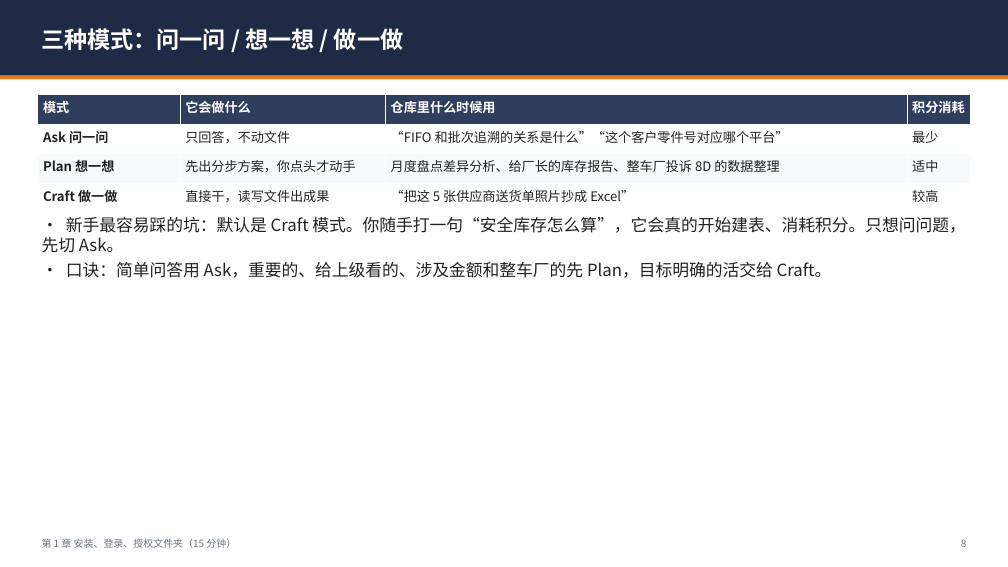
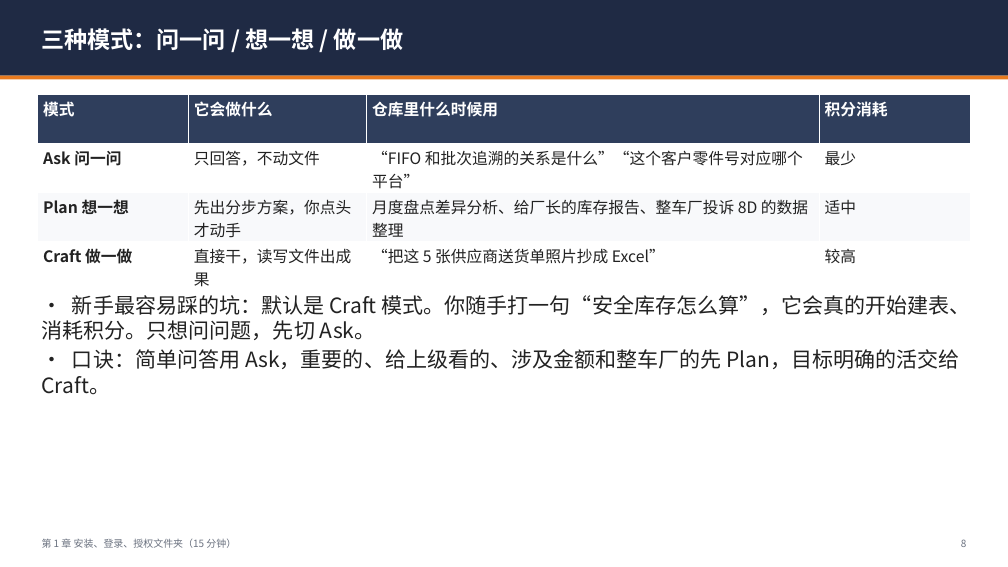
Before and after one commit to leiw92706436-del/codex-dual-engine-lite, a slide deck: slide 8 of docs/workbuddy-guide/WorkBuddy仓库主管上手手册.pptx. Drawn at 1008x567 pixels with LibreOffice and Linux fonts; fonts in the diff are those of the drawing. Boxes give left, top, right and bottom in pixels: in the first picture for what was removed or moved away, otherwise in the second. Text is boxed around its words. In the diff, an @@ line names an element or a change of style, - is before the commit and + after.

```diff
--- a/docs/workbuddy-guide/WorkBuddy仓库主管上手手册.pptx
+++ b/docs/workbuddy-guide/WorkBuddy仓库主管上手手册.pptx
@@ table at [38, 95, 972, 291] @@
@@ size 12.5 to 15 pt @@
@@ text "• 新手最容易踩的坑：默认是 Craft 模式。你随手打一句“安全库存怎么算”，它会真的开始建表、消耗积分。只想问问题， ...": place and size @@
-text "• 新手最容易踩的坑：默认是 Craft 模式。你随手打一句“安全库存怎么算”，它会真的开始建表、消耗积分。只想问问题， ..." at [42, 217, 966, 278]
+text "• 新手最容易踩的坑：默认是 Craft 模式。你随手打一句“安全库存怎么算”，它会真的开始建表、消耗积分。只想问问题， ..." at [42, 295, 971, 395]
@@ text "• 新手最容易踩的坑：默认是 Craft 模式。你随手打一句“安全库存怎么算”，它会真的开始建表、消耗积分。只想问问题， ..." at [42, 295, 971, 395]: size 16 to 20 pt @@
```
Also in this commit, not shown: 32 other slides changed, 3 other files.
